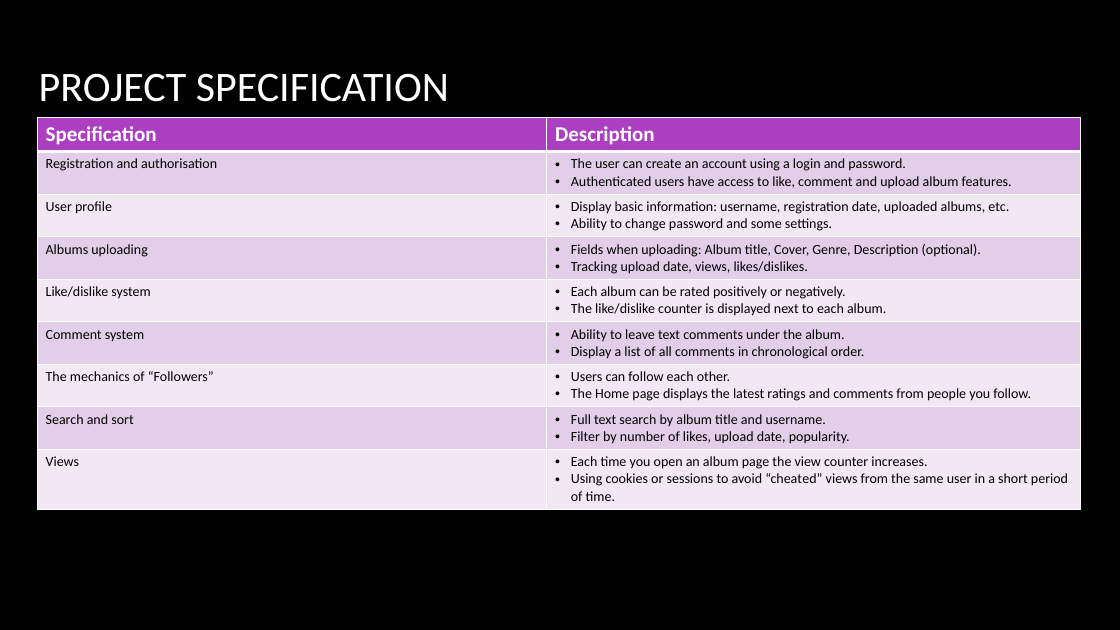
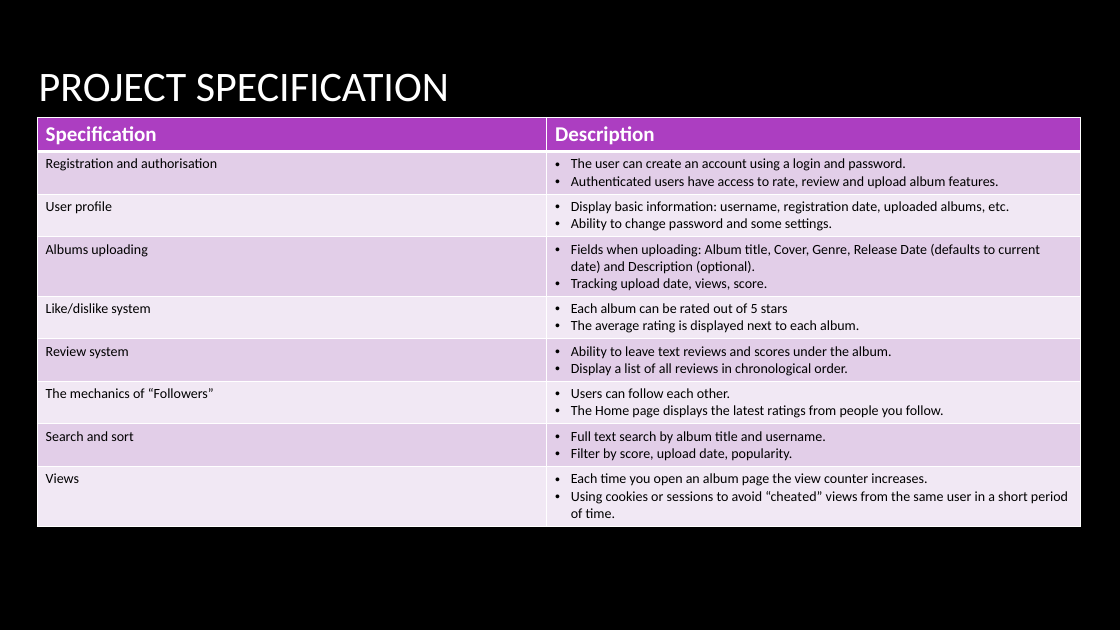
Before and after one commit to MalachyMcGinnity/WAD2GroupProject, a slide deck: slide 6 of WAD2 Group Project Design Spec.pptx (slide 4 before the commit). Drawn at 1120x630 pixels with LibreOffice and Linux fonts; fonts in the diff are those of the drawing; background and template pictures are left out. Boxes give left, top, right and bottom in pixels: in the first picture for what was removed or moved away, otherwise in the second. Text is boxed around its words. In the diff, an @@ line names an element or a change of style, - is before the commit and + after.

```diff
--- a/WAD2 Group Project Design Spec.pptx
+++ b/WAD2 Group Project Design Spec.pptx
@@ table at box(37, 118, 1081, 522) @@
-row 2, column 2: The user can create an account using a login and password. / Authenticated users have access to like, comment and upload album features.
+row 2, column 2: The user can create an account using a login and password. / Authenticated users have access to rate, review and upload album features.
-row 4, column 2: Fields when uploading: Album title, Cover, Genre, Description (optional). / Tracking upload date, views, likes/dislikes.
+row 4, column 2: Fields when uploading: Album title, Cover, Genre, Release Date (defaults to current date) and Description (optional). / Tracking upload date, views, score.
-row 5, column 2: Each album can be rated positively or negatively. / The like/dislike counter is displayed next to each album.
+row 5, column 2: Each album can be rated out of 5 stars / The average rating is displayed next to each album.
-row 6, column 1: Comment system
+row 6, column 1: Review system
-row 6, column 2: Ability to leave text comments under the album. / Display a list of all comments in chronological order.
+row 6, column 2: Ability to leave text reviews and scores under the album. / Display a list of all reviews in chronological order.
-row 7, column 2: Users can follow each other. / The Home page displays the latest ratings and comments from people you follow.
+row 7, column 2: Users can follow each other. / The Home page displays the latest ratings from people you follow.
-row 8, column 2: Full text search by album title and username. / Filter by number of likes, upload date, popularity.
+row 8, column 2: Full text search by album title and username. / Filter by score, upload date, popularity.
```
Also in this commit, not shown: 2 other slides changed, 6 slides added.
